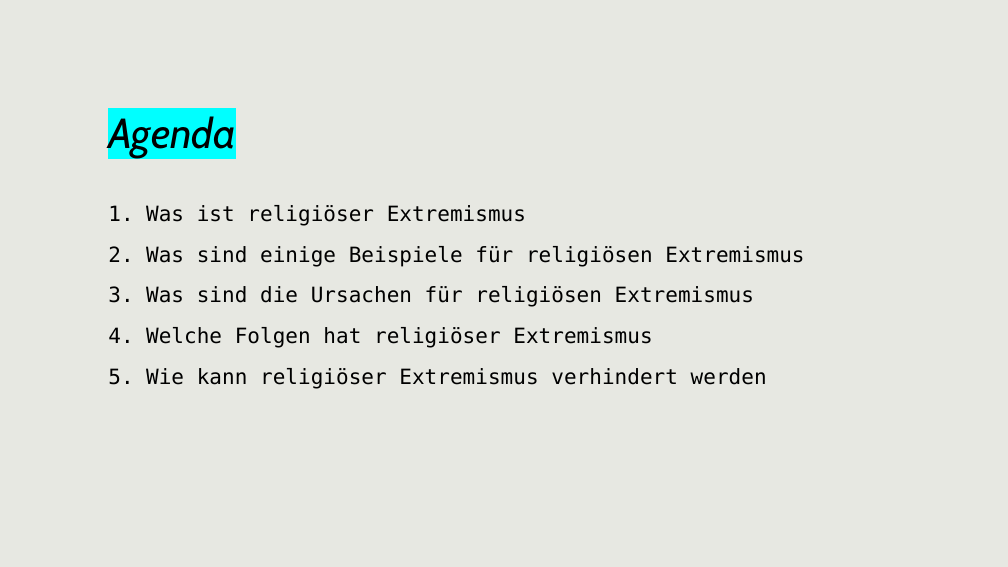
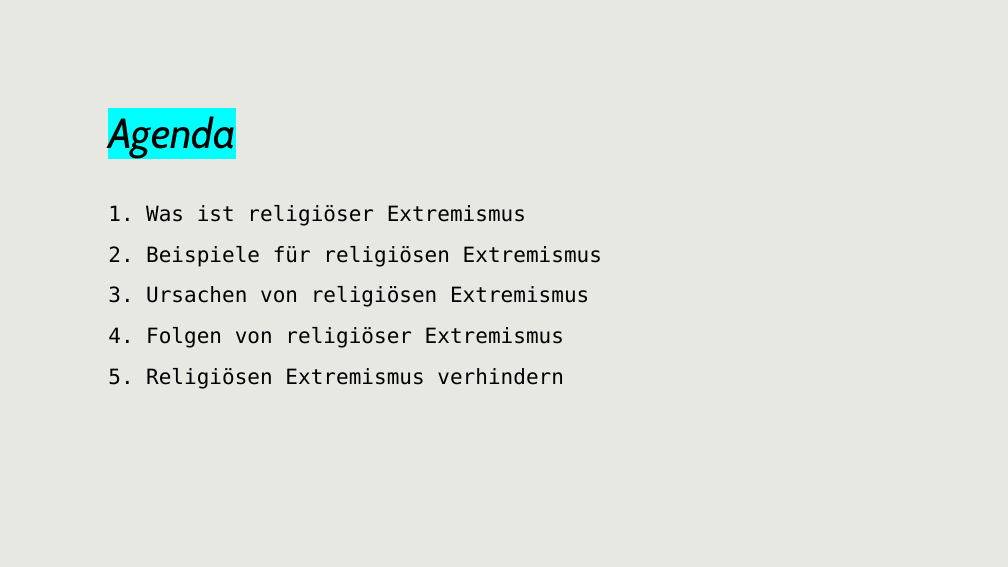
Before and after one commit to APHs-Archive/Lernmaterial, a slide deck: slide 2 of 2. Lehrjahr/PuG/Religiöser Extremismus/Präsentation.pptx. Drawn at 1008x567 pixels with LibreOffice and Linux fonts; fonts in the diff are those of the drawing. Boxes give left, top, right and bottom in pixels: in the first picture for what was removed or moved away, otherwise in the second. Text is boxed around its words. In the diff, an @@ line names an element or a change of style, - is before the commit and + after.

```diff
--- a/2. Lehrjahr/PuG/Religiöser Extremismus/Präsentation.pptx
+++ b/2. Lehrjahr/PuG/Religiöser Extremismus/Präsentation.pptx
@@ text at (146,246,602,389): text changed @@
-2. Was sind einige Beispiele für religiösen Extremismus
-3. Was sind die Ursachen für religiösen Extremismus
-4. Welche Folgen hat religiöser Extremismus
-5. Wie kann religiöser Extremismus verhindert werden
+2. Beispiele für religiösen Extremismus
+3. Ursachen von religiösen Extremismus
+4. Folgen von religiöser Extremismus
+5. Religiösen Extremismus verhindern
```
Also in this commit, not shown: 5 other slides changed, 1 other file.
